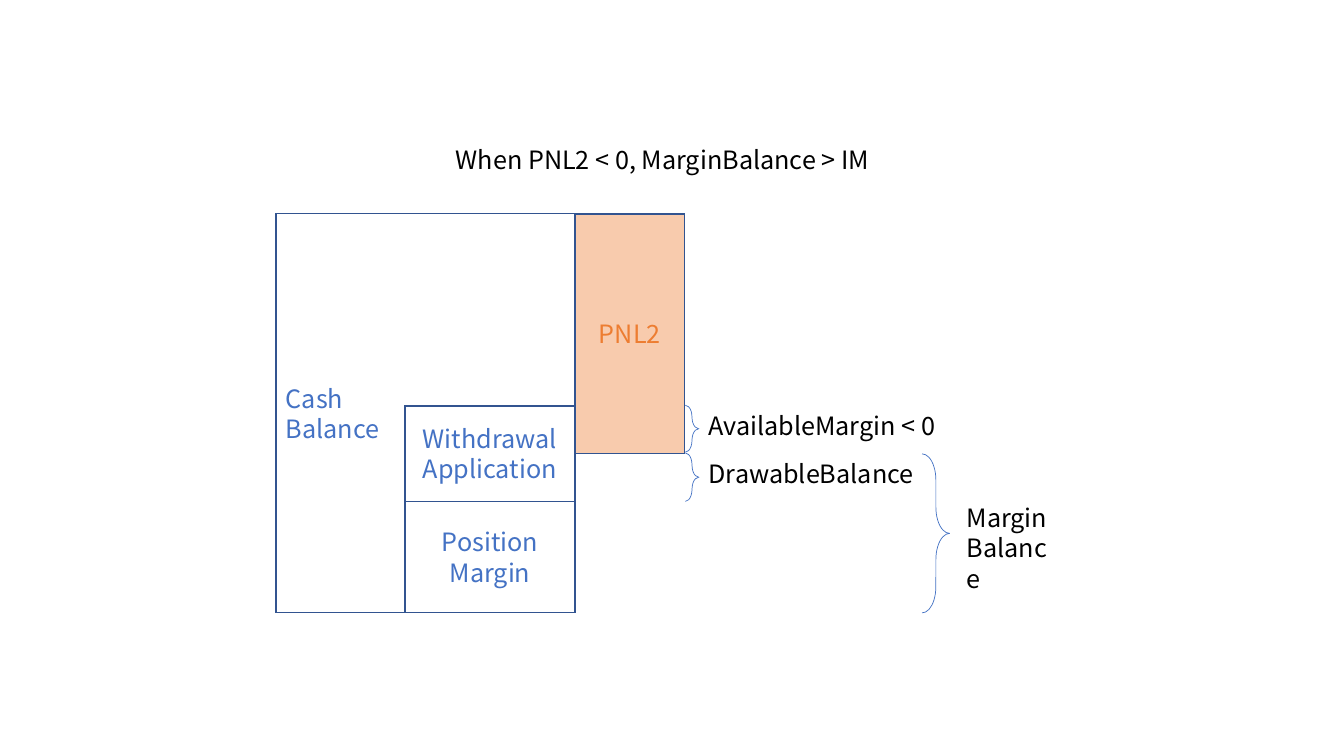
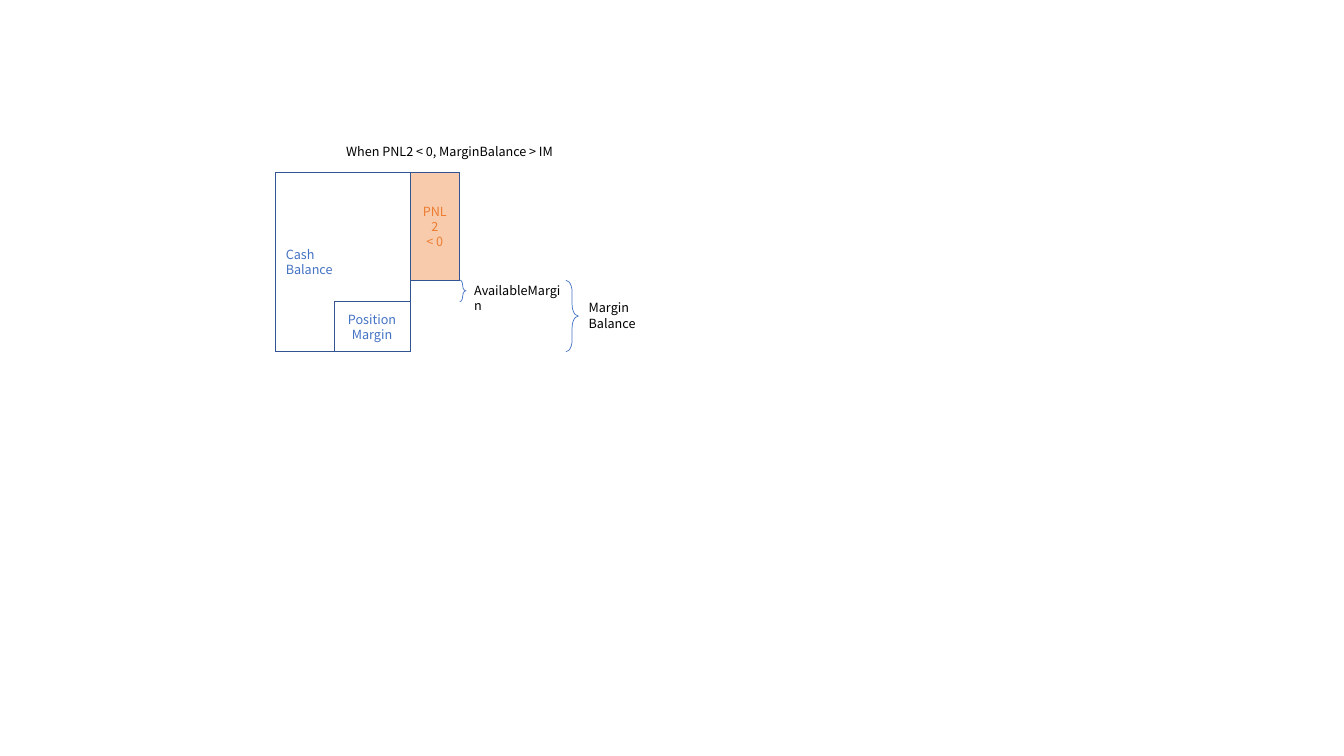
Before and after one commit to mcdexio/documents, a slide deck: slide 2 of en/asset/margin-account-model.pptx. Drawn at 1344x756 pixels with LibreOffice and Linux fonts; fonts in the diff are those of the drawing. Boxes give left, top, right and bottom in pixels: in the first picture for what was removed or moved away, otherwise in the second. Text is boxed around its words. In the diff, an @@ line names an element or a change of style, - is before the commit and + after.

Commit message:
remove withdraw application

```diff
--- a/en/asset/margin-account-model.pptx
+++ b/en/asset/margin-account-model.pptx
@@ text "When PNL2 < 0, MarginBalance ..." at bbox=[346, 146, 553, 159]: size 18 to 9 pt @@
@@ rectangle "Cash": place and size @@
-rectangle "Cash" at bbox=[276, 214, 576, 613]
+rectangle "Cash" at bbox=[276, 172, 410, 352]
@@ rectangle "Cash" at bbox=[276, 172, 410, 352]: size 18 to 9 pt; outline #325491 1 pt to #325491 0.5 pt @@
@@ rectangle "PNL2": place and size @@
-rectangle "PNL2" at bbox=[575, 214, 685, 454]
+rectangle "PNL2" at bbox=[410, 172, 460, 280]
@@ rectangle "PNL2" at bbox=[410, 172, 460, 280]: size 18 to 9 pt in "PNL2"; outline #325491 1 pt to #325491 0.5 pt @@
@@ text in rectangle at bbox=[436, 236, 443, 246]: paragraph added @@
+< 0
@@ left brace: place and size @@
-left brace at bbox=[686, 453, 699, 501]
+left brace at bbox=[460, 280, 466, 302]
@@ left brace: place and size @@
-left brace at bbox=[923, 454, 950, 613]
+left brace at bbox=[567, 280, 579, 352]
@@ text "Margin" at bbox=[589, 302, 636, 328]: size 18 to 9 pt @@
@@ text "Margin": place and size @@
-text "Margin" at bbox=[967, 507, 1048, 533]
+text "Margin" at bbox=[589, 302, 636, 328]
@@ rectangle "Position" at bbox=[334, 301, 410, 352]: size 18 to 9 pt; outline #325491 1 pt to #325491 0.5 pt @@
@@ rectangle "Position": place and size @@
-rectangle "Position" at bbox=[405, 501, 575, 612]
+rectangle "Position" at bbox=[334, 301, 410, 352]
@@ rectangle removed at bbox=[405, 406, 575, 502] @@
-Withdrawal
-Application
@@ left brace removed at bbox=[686, 405, 699, 453] @@
@@ text at bbox=[709, 415, 935, 442]: text changed; size 18 to 9 pt @@
-AvailableMargin < 0
+AvailableMargin
@@ text removed at bbox=[709, 463, 914, 484] @@
-DrawableBalance
```
Also in this commit, not shown: 1 other slide changed, 4 other files.
